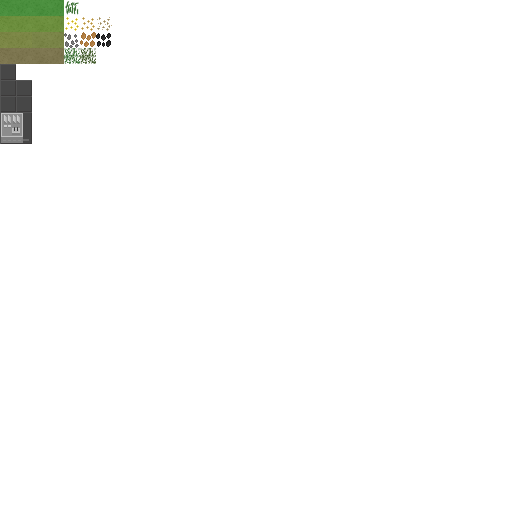
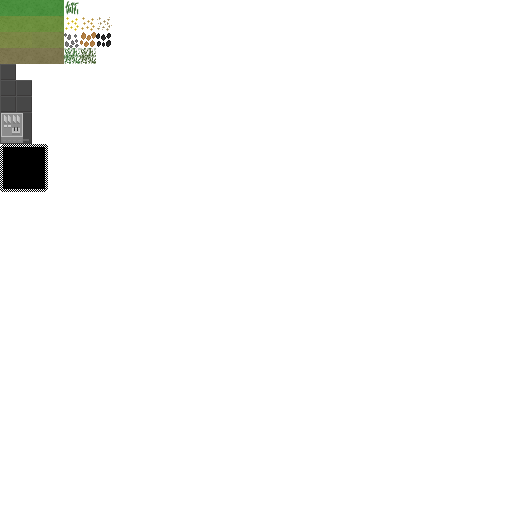
The second w=512, h=512 image is a revision of the first. Changes to its layers:
added layer "fog" above "Factory" over [0, 144, 48, 192]
painted on "large_slab" over [0, 144, 48, 192]
painted on "path_indicator" over [0, 144, 48, 192]
painted on "grass_dead_3" over [0, 144, 48, 176]
painted on "grass_dead_2" over [0, 144, 48, 192]
painted on "grass_dead_1" over [0, 144, 48, 160]
painted on "grass_pollution_stage_2_3" over [0, 144, 48, 160]
painted on "grass_pollution_stage_2_2" over [0, 144, 48, 192]
painted on "grass_pollution_stage_1_2" over [0, 144, 48, 192]
